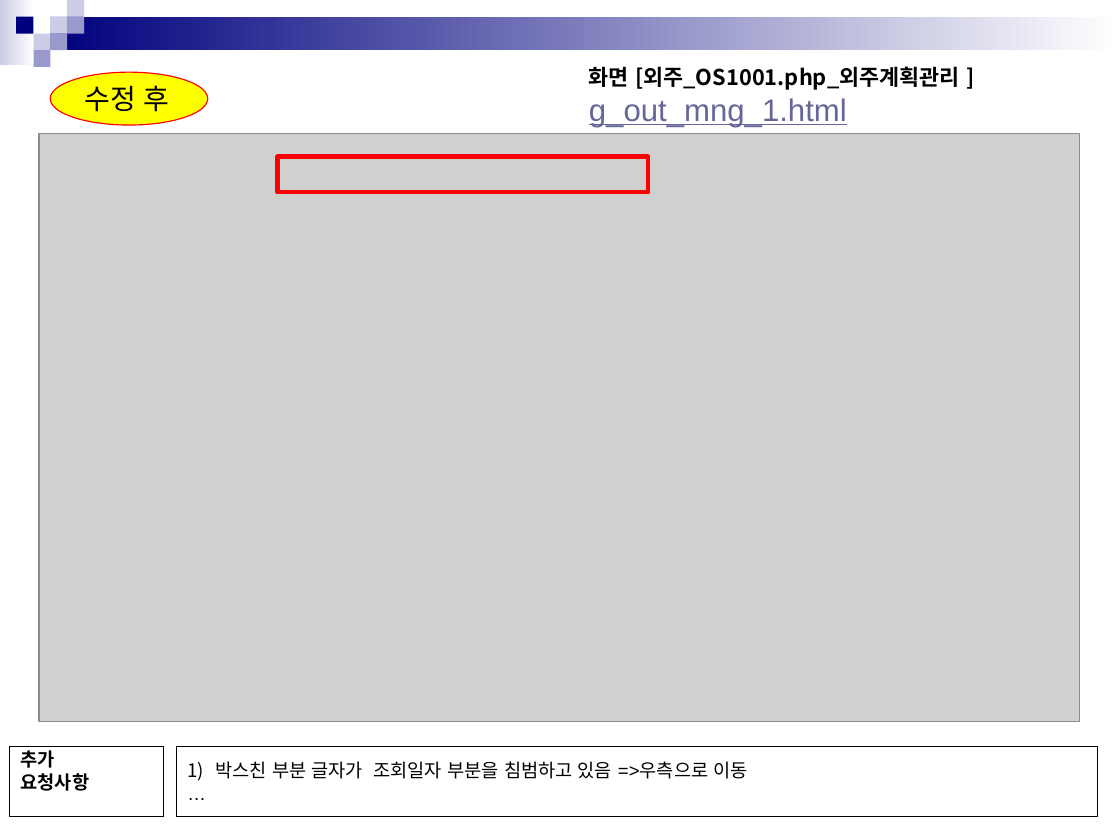
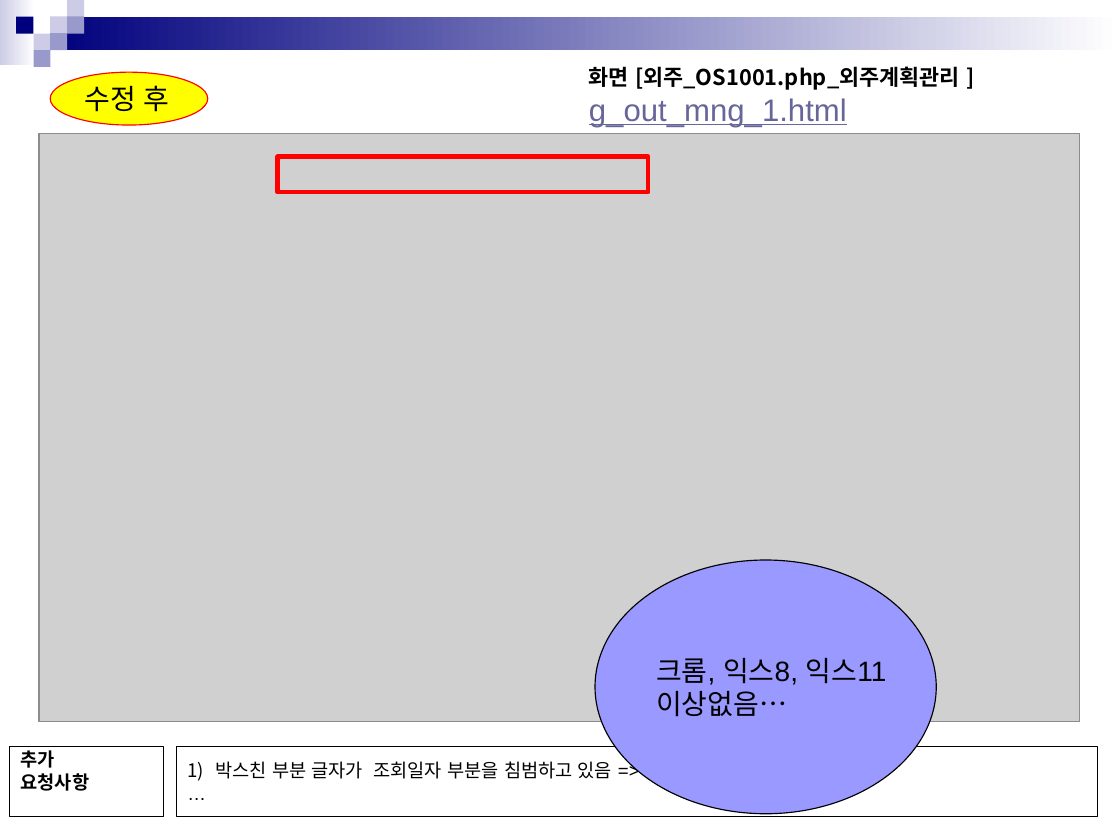
Before and after one commit to in-yong/sinsin_project, a slide deck: slide 21 of 공유문서/수정요청/최종수정요청_1220/수정화면점검_생산외주품질_20161219_최신.pptx. Drawn at 1120x840 pixels with LibreOffice and Linux fonts; fonts in the diff are those of the drawing; grey boxes stand for pictures. Boxes give left, top, right and bottom in pixels: in the first picture for what was removed or moved away, otherwise in the second. Text is boxed around its words. In the diff, an @@ line names an element or a change of style, - is before the commit and + after.

```diff
--- a/공유문서/수정요청/최종수정요청_1220/수정화면점검_생산외주품질_20161219_최신.pptx
+++ b/공유문서/수정요청/최종수정요청_1220/수정화면점검_생산외주품질_20161219_최신.pptx
@@ ellipse added at (x1=595, y1=560, x2=936, y2=814), fill #9999FF, outline #000000 0.75 pt, 18 pt, text #000000 @@
+크롬, 익스8, 익스11
+이상없음…
```
Also in this commit, not shown: 2 other slides changed, 5 other files.
